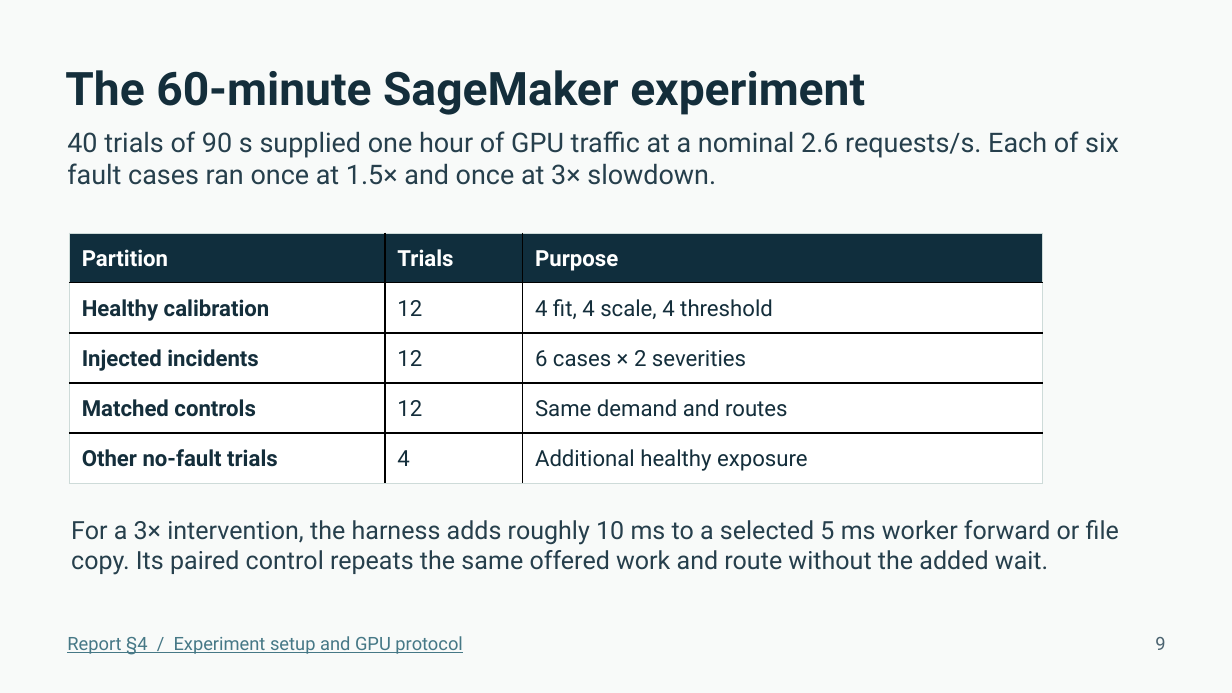
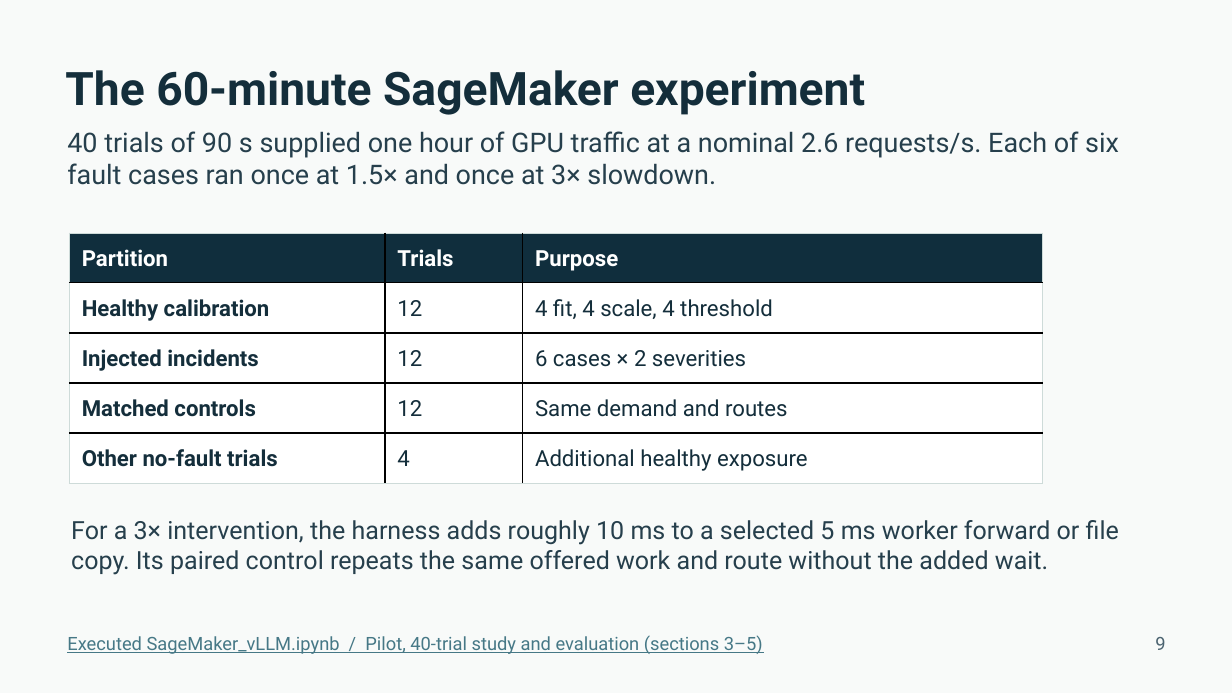
Before and after one commit to sid15022/DAT-CS5903, a slide deck: slide 9 of docs/Final_Project_Presentation.pptx. Drawn at 1232x693 pixels with LibreOffice and Linux fonts; fonts in the diff are those of the drawing. Boxes give left, top, right and bottom in pixels: in the first picture for what was removed or moved away, otherwise in the second. Text is boxed around its words. In the diff, an @@ line names an element or a change of style, - is before the commit and + after.

Commit message:
Direct evaluators to the executed SageMaker notebook and remove its unused copy

```diff
--- a/docs/Final_Project_Presentation.pptx
+++ b/docs/Final_Project_Presentation.pptx
@@ text at [67, 635, 763, 654]: text changed @@
-Report §4 / Experiment setup and GPU protocol
+Executed SageMaker_vLLM.ipynb / Pilot, 40-trial study and evaluation (sections 3–5)
```
Also in this commit, not shown: 9 other files.
